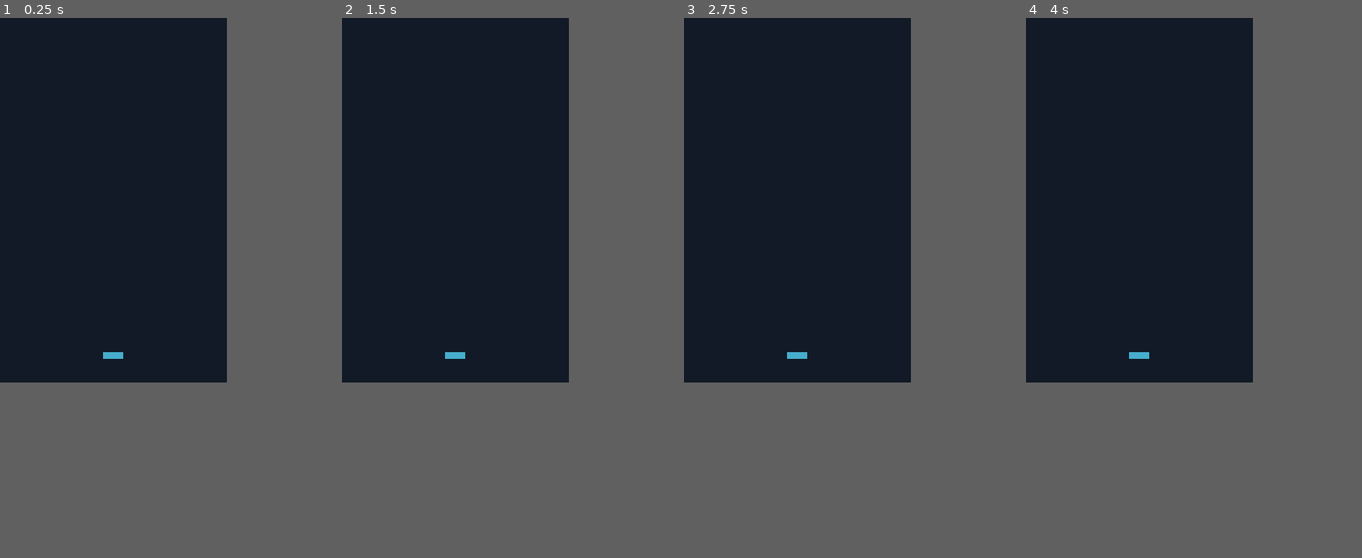
Above: before the commit, frames 1-4 (left to right).
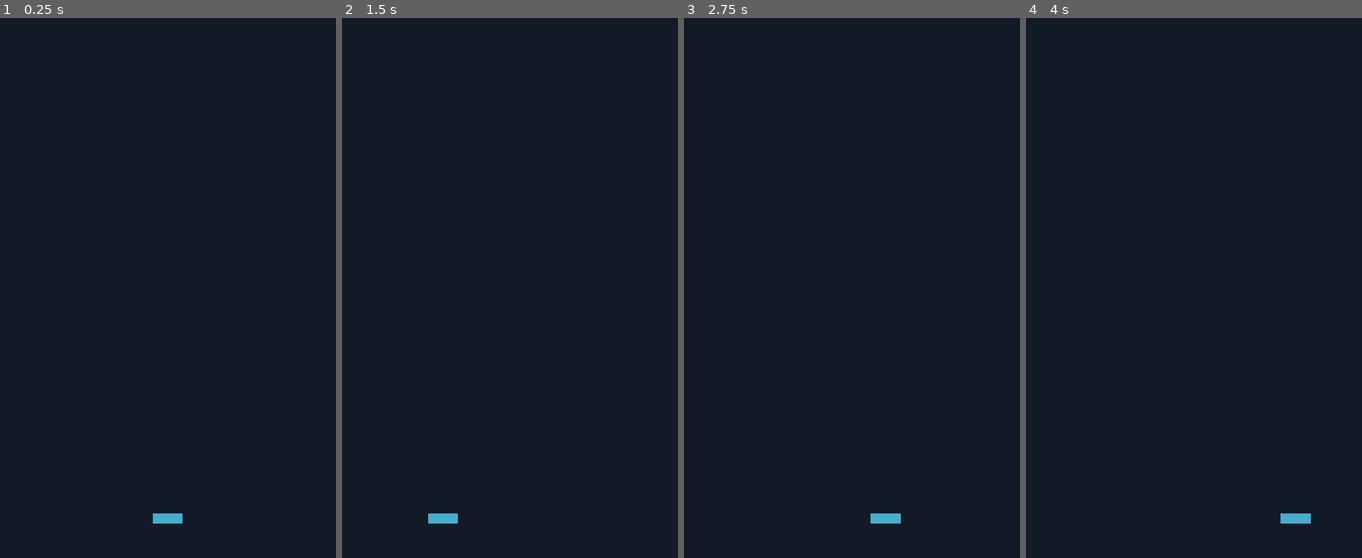
Above: after the commit, the same moments.

Repository: Alexander-Jordan/brick-basher-godot
Game: Godot game, scene res://scenes/main.tscn
Same seed, same stepped clock (60 frames per second), same inputs: the game is played once before the commit and once after it.
Inputs (mouse positions are in pixels of both pictures, inside the frame that each line leads up to):
- Up to frame 1 (0.25 s): no input
- Up to frame 2 (1.5 s): tap Enter at 0.5 s; move the mouse to (506, 180) at 0.52 s; tap Space at 1.25 s; move the mouse to (409, 217) at 1.27 s
- Up to frame 3 (2.75 s): tap Enter at 2 s; move the mouse to (821, 120) at 2.02 s
- Up to frame 4 (4 s): tap Space at 2.75 s; move the mouse to (1126, 271) at 2.77 s; tap Enter at 3.5 s; move the mouse to (1207, 255) at 3.52 s
In our replay, the window is 337x540 before the commit and 499x800 after it. These sizes can differ from the game's own. Grey fills any space a smaller window leaves; there, only what the larger window draws over its background counts as a difference.

The runs differ from the first frame. In frame 1, 0.2% of the frame differs, in the area x 30-55%, y 61-94%; in frame 2, 0.2%; in frame 3, 0.2%, in the area x 30-65%, y 61-94%; in frame 4, 0.2%.

Commit message:
Control the paddle with the mouse or finger

Diff:
--- /dev/null
+++ b/entities/paddle/paddle.gd
@@ -0,0 +1,8 @@
+extends CharacterBody2D
+
+var speed:int = 2000
+
+func _process(delta: float) -> void:
+	var input_pos:Vector2 = get_viewport().get_mouse_position()
+	velocity = Vector2(input_pos.x - position.x, 0) * speed * delta
+	move_and_slide()
--- a/entities/paddle/paddle.tscn
+++ b/entities/paddle/paddle.tscn
@@ -1,5 +1,6 @@
-[gd_scene load_steps=3 format=3 uid="uid://behjioelcim74"]
+[gd_scene load_steps=4 format=3 uid="uid://behjioelcim74"]
 
+[ext_resource type="Script" path="res://entities/paddle/paddle.gd" id="1_id1lx"]
 [ext_resource type="Texture2D" uid="uid://dr46yj641ala7" path="res://entities/paddle/padel.png" id="1_w51pb"]
 
 [sub_resource type="RectangleShape2D" id="RectangleShape2D_fl3vy"]
@@ -7,6 +8,7 @@
 
 [node name="Paddle" type="CharacterBody2D"]
 scale = Vector2(5, 5)
+script = ExtResource("1_id1lx")
 
 [node name="CollisionShape2D" type="CollisionShape2D" parent="."]
 shape = SubResource("RectangleShape2D_fl3vy")
--- a/project.godot
+++ b/project.godot
@@ -19,6 +19,8 @@
 
 window/size/viewport_width=337
 window/size/viewport_height=540
+window/size/window_width_override=674
+window/size/window_height_override=1080
 window/stretch/mode="viewport"
 window/stretch/scale_mode="integer"
 window/handheld/orientation=1
